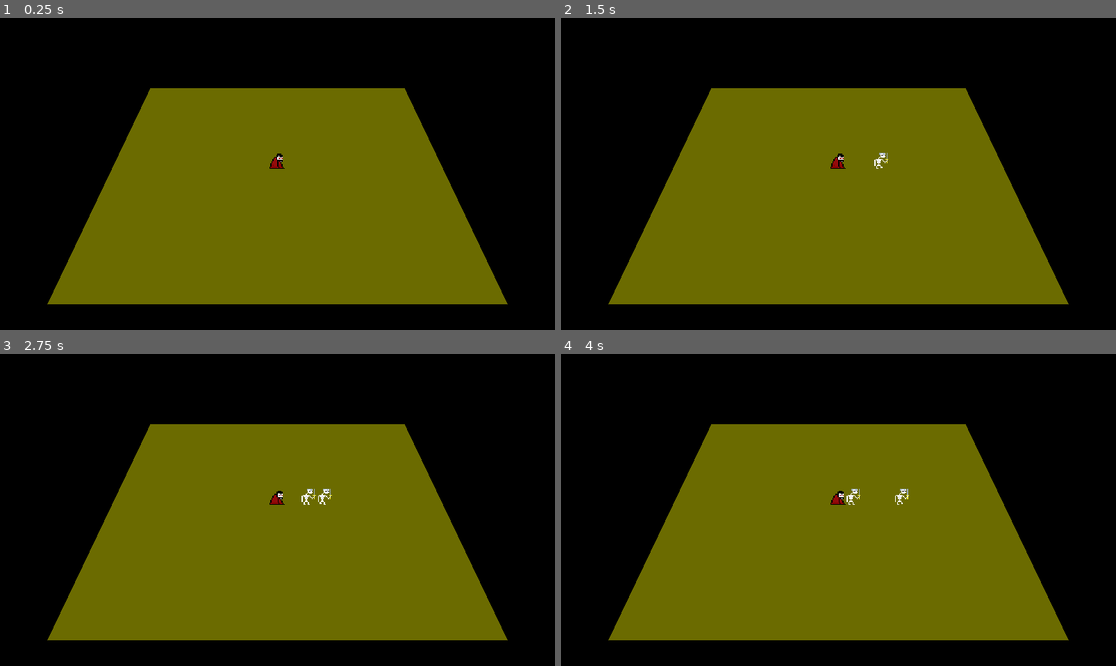
Above: before the commit, frames 1-4 (two rows, left to right).
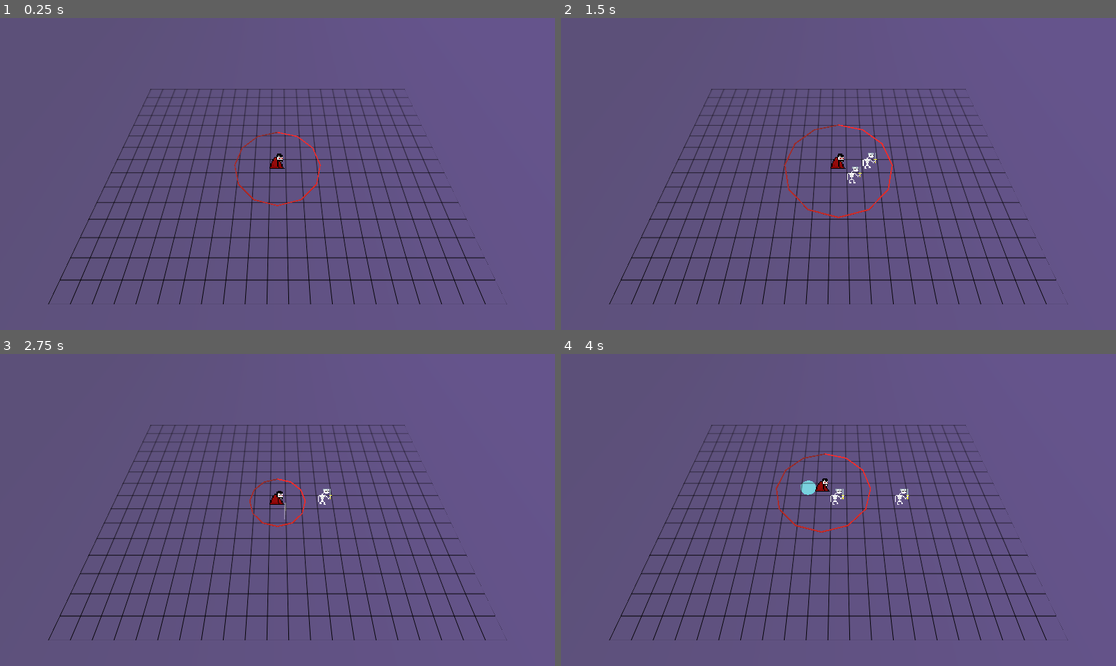
Above: after the commit, the same moments.

Repository: FlamingRat/ldjam55
Game: Godot game, scene res://levels/overworld.tscn
Same seed, same stepped clock (60 frames per second), same inputs: the game is played once before the commit and once after it.
Inputs:
- Up to frame 1 (0.25 s): no input
- Up to frame 2 (1.5 s): tap Enter (ui_accept) at 0.5, 0.77, 0.8, 1.07, 1.25, 1.35 s; hold Right (ui_right) 0.53-1.28 s; tap E (end_turn, bound only after the commit) at 0.6 s; hold Down (ui_down) from 1.28 s (still down)
- Up to frame 3 (2.75 s): tap Enter (ui_accept) at 1.52, 1.82, 2.3 s; tap E (end_turn, bound only after the commit) at 1.55, 2.1 s; release Down (ui_down) at 2.03 s; hold Right (ui_right) from 2.03 s (still down)
- Up to frame 4 (4 s): release Right (ui_right) at 2.78 s; hold Up (ui_up) 2.78-3.53 s; tap E (end_turn, bound only after the commit) at 2.85 s; tap Enter (ui_accept) at 3.02, 3.32, 3.6, 3.77 s; hold Left (ui_left) from 3.53 s (still down)

The runs differ from the first frame. In frame 1, 100% of the frame differs, in the area x 0-100%, y 0-100%; in frame 2, 100%; in frame 3, 100%; in frame 4, 100%.

Commit message:
Adjust environment lighting & shading

Diff:
--- a/common/character_movement_controller.gd
+++ b/common/character_movement_controller.gd
@@ -6,28 +6,25 @@
 var facing_right = true
 
 
-func move(dir: Vector3) -> bool:
+func move(dir: Vector3) -> void:
 	var move_tween := create_tween()
 	var parent = get_parent()
 	move_tween.tween_property(parent, "global_position", parent.global_position + dir, 0.3)
-	return true
 
 
-func move_left() -> bool:
+func move_left() -> void:
 	move(Vector3.LEFT)
 	if not facing_right:
-		return true
+		return
 
 	animation_tree.set('parameters/turn_left/request', AnimationNodeOneShot.ONE_SHOT_REQUEST_FIRE)
 	facing_right = false
-	return true
 
 
-func move_right() -> bool:
+func move_right() -> void:
 	move(Vector3.RIGHT)
 	if facing_right:
-		return true
+		return
 
 	animation_tree.set('parameters/turn_right/request', AnimationNodeOneShot.ONE_SHOT_REQUEST_FIRE)
 	facing_right = true
-	return true
--- a/global_events.gd
+++ b/global_events.gd
@@ -11,6 +11,9 @@
 var timer = TURN_TIME
 var units = []
 var current_turn: int = 0
+var current_turn_unit: Node3D:
+	get:
+		return units[current_turn]
 
 
 func end_turn():
@@ -19,10 +22,8 @@
 		current_turn = 0
 
 	await get_tree().create_timer(0.5).timeout
-	print(units[current_turn])
 	next_turn.emit(units[current_turn])
 
 
 func register_unit(unit):
 	units.append(unit)
-	next_turn.emit(units[current_turn])
--- a/levels/grid.gdshader
+++ /dev/null
@@ -1,68 +0,0 @@
-shader_type spatial;
-render_mode blend_mix,depth_draw_opaque, unshaded;
-
-uniform vec4 gridColor: source_color;
-uniform vec4 checkerColor: source_color;
-uniform float fadeStart = 0.0;
-uniform float fadeEnd = 10.0;
-uniform float unitSize = 1.0;
-uniform int subdivisions: hint_range(1, 10) = 5;
-uniform float majorLineThickness = 2.0;
-uniform float minorLineThickness = 1.0;
-uniform float minorLineAlpha: hint_range(0.0, 1.0) = .3;
-uniform vec3 centerOffset = vec3(0.0, 0.0, 0.0);
-
-// calculate line mask, usning a bit of fwidth() magic to make line width not affected by perspective
-float grid(vec2 pos, float unit, float thickness){
-	vec2 threshold = fwidth(pos) * thickness * .5 / unit;
-	vec2 posWrapped = pos / unit;
-	vec2 line = step(fract(-posWrapped), threshold) + step(fract(posWrapped), threshold);
-	return max(line.x, line.y);
-}
-
-// calculate checkerboard mask
-float checker(vec2 pos, float unit){
-	float square1 = step(.5, fract(pos.x / unit *.5));
-	float square2 = step(.5, fract(pos.y / unit *.5));
-	return max(square1,square2) - square1 * square2;
-}
-
-void fragment() {
-	// ray from camera to fragemnt in wrold space
-	vec3 rayWorld = normalize(mat3(INV_VIEW_MATRIX) * VIEW) ;
-
-	// calculate fragment position in world space
-	vec3 posWorld;
-	float t = -(CAMERA_POSITION_WORLD.y - centerOffset.y) / (rayWorld.y );
-	posWorld.y = -centerOffset.y;
-	posWorld.xz = CAMERA_POSITION_WORLD.xz + t * rayWorld.xz + centerOffset.xz;
-
-	// calculate planar distance from camera to fragment (used for fading)
-	float distPlanar = distance(posWorld.xz, centerOffset.xz);
-
-	// grid
-	float line = grid(posWorld.xz, unitSize, majorLineThickness);
-	line += grid(posWorld.xz, unitSize / float(subdivisions), minorLineThickness) * minorLineAlpha;
-	line = clamp(line, 0.0, 1.0);
-
-	// checkerboard
-	float chec = checker(posWorld.xz, unitSize);
-
-	// distance fade factor
-	float fadeFactor = 1.0 - clamp((distPlanar - fadeStart) / (fadeEnd - fadeStart), 0.0, 1.0);
-
-	// write ground plane depth into z buffer
-	vec4 pp = (PROJECTION_MATRIX * (VIEW_MATRIX * vec4(posWorld, 1.0)));
-	DEPTH = pp.z / pp.w;
-
-	// final alpha
-	float alphaGrid = line * gridColor.a;
-	float alphaChec = chec * checkerColor.a;
-	ALPHA = clamp(alphaGrid + alphaChec, 0.0, 1.0) * fadeFactor;
-	// eliminate grid above the horizon
-	ALPHA *= step(t, 0.0);
-
-	// final color (premultiplied alpha blend)
-	ALBEDO = (checkerColor.rgb * alphaChec) * (1.0 - alphaGrid) + (gridColor.rgb * alphaGrid);
-
-}
--- a/levels/overworld.tscn
+++ b/levels/overworld.tscn
@@ -1,70 +1,54 @@
-[gd_scene load_steps=14 format=3 uid="uid://beppg36hn1e7c"]
+[gd_scene load_steps=12 format=3 uid="uid://beppg36hn1e7c"]
 
-[ext_resource type="Shader" path="res://levels/grid.gdshader" id="1_ygkns"]
 [ext_resource type="PackedScene" uid="uid://c7biv641mnrue" path="res://player/player.tscn" id="2_7cvbh"]
+[ext_resource type="Texture2D" uid="uid://dxqyj6coi7fmi" path="res://levels/grid.png" id="2_jwiha"]
+
+[sub_resource type="Curve" id="Curve_j7rfp"]
+_data = [Vector2(0.168874, 0.541888), 0.0, 0.0, 0, 0, Vector2(0.814569, 0.680186), 0.0, 0.0, 0, 0]
+point_count = 2
+
+[sub_resource type="CurveTexture" id="CurveTexture_e3674"]
+curve = SubResource("Curve_j7rfp")
+
+[sub_resource type="FastNoiseLite" id="FastNoiseLite_8m50y"]
+frequency = 0.0928
+
+[sub_resource type="NoiseTexture2D" id="NoiseTexture2D_5vme0"]
+noise = SubResource("FastNoiseLite_8m50y")
 
 [sub_resource type="StandardMaterial3D" id="StandardMaterial3D_vftt8"]
-albedo_color = Color(0, 0, 0, 1)
+albedo_color = Color(0.203922, 0.117647, 0.356863, 1)
+albedo_texture = SubResource("CurveTexture_e3674")
+normal_texture = SubResource("NoiseTexture2D_5vme0")
 
 [sub_resource type="PlaneMesh" id="PlaneMesh_6rjrs"]
 material = SubResource("StandardMaterial3D_vftt8")
 size = Vector2(75, 50)
 
-[sub_resource type="ShaderMaterial" id="ShaderMaterial_ormkm"]
-render_priority = 0
-shader = ExtResource("1_ygkns")
-shader_parameter/gridColor = Color(1, 1, 1, 1)
-shader_parameter/checkerColor = Color(1, 1, 1, 0.564706)
-shader_parameter/fadeStart = 10.0
-shader_parameter/fadeEnd = 25.0
-shader_parameter/unitSize = 1.0
-shader_parameter/subdivisions = 1
-shader_parameter/majorLineThickness = 2.0
-shader_parameter/minorLineThickness = 0.0
-shader_parameter/minorLineAlpha = 0.3
-shader_parameter/centerOffset = Vector3(0.5, 0, 0.5)
+[sub_resource type="ProceduralSkyMaterial" id="ProceduralSkyMaterial_i1tj0"]
+sky_top_color = Color(1, 1, 1, 1)
 
-[sub_resource type="PlaneMesh" id="PlaneMesh_1cyfb"]
-material = SubResource("ShaderMaterial_ormkm")
-size = Vector2(50, 50)
+[sub_resource type="Sky" id="Sky_yolmc"]
+sky_material = SubResource("ProceduralSkyMaterial_i1tj0")
 
-[sub_resource type="Gradient" id="Gradient_k5wu0"]
-offsets = PackedFloat32Array(0.519164)
-colors = PackedColorArray(0.984314, 1, 0, 1)
-
-[sub_resource type="GradientTexture1D" id="GradientTexture1D_ftpf0"]
-gradient = SubResource("Gradient_k5wu0")
-
-[sub_resource type="StandardMaterial3D" id="StandardMaterial3D_4dod8"]
-transparency = 1
-albedo_color = Color(1, 1, 1, 0.419608)
-albedo_texture = SubResource("GradientTexture1D_ftpf0")
-
-[sub_resource type="PlaneMesh" id="PlaneMesh_ch16w"]
-material = SubResource("StandardMaterial3D_4dod8")
-size = Vector2(21, 15)
-
-[sub_resource type="Sky" id="Sky_s0b0d"]
-
-[sub_resource type="Environment" id="Environment_kwctn"]
-sky = SubResource("Sky_s0b0d")
-ambient_light_source = 2
-ambient_light_color = Color(1, 1, 1, 1)
-ambient_light_energy = 16.0
-
-[sub_resource type="CameraAttributesPractical" id="CameraAttributesPractical_i8eml"]
+[sub_resource type="Environment" id="Environment_knx1d"]
+background_mode = 2
+background_color = Color(1, 1, 1, 1)
+background_energy_multiplier = 4.17
+sky = SubResource("Sky_yolmc")
+ambient_light_source = 3
 
 [node name="Overworld" type="Node3D"]
+
+[node name="Sprite3D" type="Sprite3D" parent="."]
+transform = Transform3D(1, 0, 0, 0, 1, 0, 0, 0, 1, 0, -0.05, 0)
+pixel_size = 0.0313
+axis = 1
+texture = ExtResource("2_jwiha")
 
 [node name="Floor" type="MeshInstance3D" parent="."]
 transform = Transform3D(1, 0, 0, 0, 1, 0, 0, 0, 1, 0, -0.1, -15)
 mesh = SubResource("PlaneMesh_6rjrs")
-
-[node name="FloorGrid" type="MeshInstance3D" parent="Floor"]
-mesh = SubResource("PlaneMesh_1cyfb")
-
-[node name="Bounds" type="MeshInstance3D" parent="."]
-mesh = SubResource("PlaneMesh_ch16w")
 
 [node name="Player" parent="." instance=ExtResource("2_7cvbh")]
 
@@ -72,5 +56,4 @@
 transform = Transform3D(1, 0, 0, 0, 0.5, 0.866025, 0, -0.866025, 0.5, 0, 11, 7)
 
 [node name="WorldEnvironment" type="WorldEnvironment" parent="."]
-environment = SubResource("Environment_kwctn")
-camera_attributes = SubResource("CameraAttributesPractical_i8eml")
+environment = SubResource("Environment_knx1d")
--- /dev/null
+++ b/player/movement_range_indicator.gd
@@ -0,0 +1,22 @@
+extends Node3D
+
+
+@onready var indicator := $MeshInstance3D
+
+
+func _process(_delta):
+	var parent: Player = get_parent()
+	if not (parent is Player):
+		return
+
+	var mesh: TorusMesh = indicator.mesh
+	var can_walk = parent.steps_available and parent.turn_actions
+	var radius = parent.steps_available + 0.5 if can_walk else 0
+
+	if radius == mesh.outer_radius:
+		return
+
+	var intween = create_tween()
+	var outtween = create_tween()
+	intween.tween_property(mesh, "inner_radius", radius -0.1, 0.4)
+	outtween.tween_property(mesh, "outer_radius", radius, 0.4)
--- /dev/null
+++ b/player/movement_range_indicator.tscn
@@ -0,0 +1,42 @@
+[gd_scene load_steps=10 format=3 uid="uid://tq2rmvx4gyfm"]
+
+[ext_resource type="Script" path="res://player/movement_range_indicator.gd" id="1_12t7v"]
+
+[sub_resource type="Gradient" id="Gradient_ohqyi"]
+colors = PackedColorArray(0.485703, 0.485704, 0.485703, 1, 1, 1, 1, 1)
+
+[sub_resource type="GradientTexture1D" id="GradientTexture1D_bwpmf"]
+gradient = SubResource("Gradient_ohqyi")
+
+[sub_resource type="FastNoiseLite" id="FastNoiseLite_4582r"]
+frequency = 0.0478
+
+[sub_resource type="NoiseTexture2D" id="NoiseTexture2D_j7fjc"]
+noise = SubResource("FastNoiseLite_4582r")
+
+[sub_resource type="FastNoiseLite" id="FastNoiseLite_pceye"]
+frequency = 0.0206
+
+[sub_resource type="NoiseTexture2D" id="NoiseTexture2D_8htny"]
+as_normal_map = true
+noise = SubResource("FastNoiseLite_pceye")
+
+[sub_resource type="StandardMaterial3D" id="StandardMaterial3D_ihtag"]
+albedo_color = Color(0.623529, 0.00784314, 0, 1)
+albedo_texture = SubResource("GradientTexture1D_bwpmf")
+metallic = 1.0
+metallic_texture = SubResource("NoiseTexture2D_j7fjc")
+normal_enabled = true
+normal_texture = SubResource("NoiseTexture2D_8htny")
+
+[sub_resource type="TorusMesh" id="TorusMesh_0n0t8"]
+material = SubResource("StandardMaterial3D_ihtag")
+inner_radius = 0.95
+rings = 12
+ring_segments = 3
+
+[node name="MovementRangeIndicator" type="Node3D"]
+script = ExtResource("1_12t7v")
+
+[node name="MeshInstance3D" type="MeshInstance3D" parent="."]
+mesh = SubResource("TorusMesh_0n0t8")
--- a/player/player.gd
+++ b/player/player.gd
@@ -9,30 +9,38 @@
 
 
 @export var skelvin: PackedScene
+@export var movement_speed: int = 3
+@export var mana: int = 1
 @onready var movement := $CharacterMovementController
 @onready var summons := $SummonController
-var turn_actions = false
-var action_lock = false
 var player_state = PlayerState.WALKING
+var steps_available = movement_speed
+var current_mana = mana
+
+
+var turn_actions: bool:
+	get:
+		return GlobalEvents.current_turn_unit == self
 
 
 var actions = {
-	"ui_up": func(): return movement.move(Vector3.FORWARD),
-	"ui_down": func(): return movement.move(Vector3.BACK),
-	"ui_left": func(): return movement.move_left(),
-	"ui_right": func(): return movement.move_right(),
+	"ui_up": move_up,
+	"ui_down": move_down,
+	"ui_left": move_left,
+	"ui_right": move_right,
 	"ui_accept": start_summon,
+	"end_turn": end_turn,
 }
 
 
 func _process(_delta):
-	action_lock = false
-	if turn_actions and player_state == PlayerState.WALKING:
+	if GlobalEvents.current_turn_unit == self:
 		turn_input_listener()
 
 
 func _on_character_turn_listener_on_turn():
-	turn_actions = true
+	steps_available = movement_speed
+	current_mana = mana
 
 
 func turn_input_listener():
@@ -40,16 +48,15 @@
 		if not Input.is_action_just_pressed(action):
 			continue
 
-		action_lock = true
-		var done = actions[action].call()
-		if done:
-			end_turn()
+		actions[action].call()
 
 
 func start_summon():
+	if not current_mana or player_state != PlayerState.WALKING:
+		return
+
 	player_state = PlayerState.SUMMONING
 	summons.start_summon(Vector3.RIGHT if movement.facing_right else Vector3.LEFT)
-	return false
 
 
 func summon(pos: Vector3):
@@ -57,9 +64,40 @@
 	var inst_skelvin: Skelvin = skelvin.instantiate()
 	get_parent().add_child(inst_skelvin)
 	inst_skelvin.global_position = pos
-	end_turn()
+	current_mana -= 1
+
+
+func move_up():
+	if not steps_available or player_state != PlayerState.WALKING:
+		return
+
+	movement.move(Vector3.FORWARD)
+	steps_available -= 1
+
+
+func move_down():
+	if not steps_available or player_state != PlayerState.WALKING:
+		return
+
+	movement.move(Vector3.BACK)
+	steps_available -= 1
+
+
+func move_left():
+	if not steps_available or player_state != PlayerState.WALKING:
+		return
+
+	movement.move_left()
+	steps_available -= 1
+
+
+func move_right():
+	if not steps_available or player_state != PlayerState.WALKING:
+		return
+
+	movement.move_right()
+	steps_available -= 1
 
 
 func end_turn():
-	turn_actions = false
 	GlobalEvents.end_turn()
--- a/player/player.tscn
+++ b/player/player.tscn
@@ -9,6 +9,7 @@
 [ext_resource type="Script" path="res://common/character_movement_controller.gd" id="5_aaepl"]
 [ext_resource type="Script" path="res://common/character_turn_listener.gd" id="6_ofdec"]
 [ext_resource type="Script" path="res://player/summon_controller.gd" id="8_v5af1"]
+[ext_resource type="PackedScene" uid="uid://tq2rmvx4gyfm" path="res://player/movement_range_indicator.tscn" id="10_gppho"]
 
 [sub_resource type="Animation" id="Animation_5nbwj"]
 length = 0.001
@@ -94,7 +95,7 @@
 no_depth_test = true
 alpha_scissor_threshold = 0.0
 texture_filter = 0
-render_priority = 1
+render_priority = 2
 texture = ExtResource("2_wkwxg")
 hframes = 2
 
@@ -130,4 +131,6 @@
 script = ExtResource("8_v5af1")
 summon_indicator = ExtResource("2_3inrr")
 
+[node name="MovementRangeIndicator" parent="." instance=ExtResource("10_gppho")]
+
 [connection signal="on_turn" from="CharacterTurnListener" to="." method="_on_character_turn_listener_on_turn"]
--- a/player/summon_controller.gd
+++ b/player/summon_controller.gd
@@ -14,11 +14,13 @@
 @export var summon_indicator: PackedScene
 @onready var player: Player = get_parent()
 var indicator: Node3D
+var frame_lock = false
 
 
 func _process(_delta):
 	var summoning = player.player_state == player.PlayerState.SUMMONING
-	if not summoning or player.action_lock:
+	if not summoning or frame_lock:
+		frame_lock = false
 		return
 
 	for action in summon_controls:
@@ -29,6 +31,7 @@
 
 
 func start_summon(pos: Vector3):
+	frame_lock = true
 	indicator = summon_indicator.instantiate()
 	player.add_child(indicator)
 	indicator.position = pos
--- a/project.godot
+++ b/project.godot
@@ -19,8 +19,17 @@
 
 GlobalEvents="*res://global_events.gd"
 
+[input]
+
+end_turn={
+"deadzone": 0.5,
+"events": [Object(InputEventKey,"resource_local_to_scene":false,"resource_name":"","device":0,"window_id":0,"alt_pressed":false,"shift_pressed":false,"ctrl_pressed":false,"meta_pressed":false,"pressed":false,"keycode":0,"physical_keycode":0,"key_label":69,"unicode":0,"echo":false,"script":null)
+]
+}
+
 [rendering]
 
 textures/canvas_textures/default_texture_filter=0
 renderer/rendering_method="gl_compatibility"
 renderer/rendering_method.mobile="gl_compatibility"
+environment/ssao/quality=1
--- a/summons/skelvin.tscn
+++ b/summons/skelvin.tscn
@@ -65,7 +65,7 @@
 pixel_size = 0.0625
 billboard = 1
 texture_filter = 2
-render_priority = 1
+render_priority = 2
 texture = ExtResource("1_raki8")
 hframes = 6
 
--- a/ui/summon_indicator.tscn
+++ b/ui/summon_indicator.tscn
@@ -1,6 +1,7 @@
 [gd_scene load_steps=3 format=3 uid="uid://ccwhs1dn3tpvv"]
 
 [sub_resource type="StandardMaterial3D" id="StandardMaterial3D_j23wg"]
+transparency = 1
 albedo_color = Color(0.219608, 0.662745, 1, 0.741176)
 
 [sub_resource type="CylinderMesh" id="CylinderMesh_3pbgr"]
Binary file added: levels/grid.png
Not shown, added: levels/grid.png.import
Not shown: 1 places in player/player.tscn that only renumber resources
